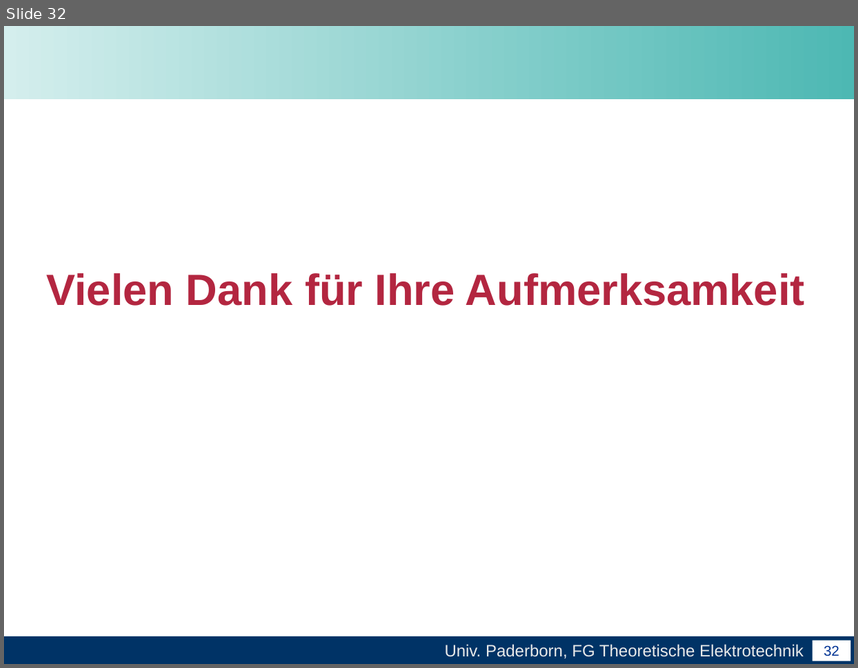
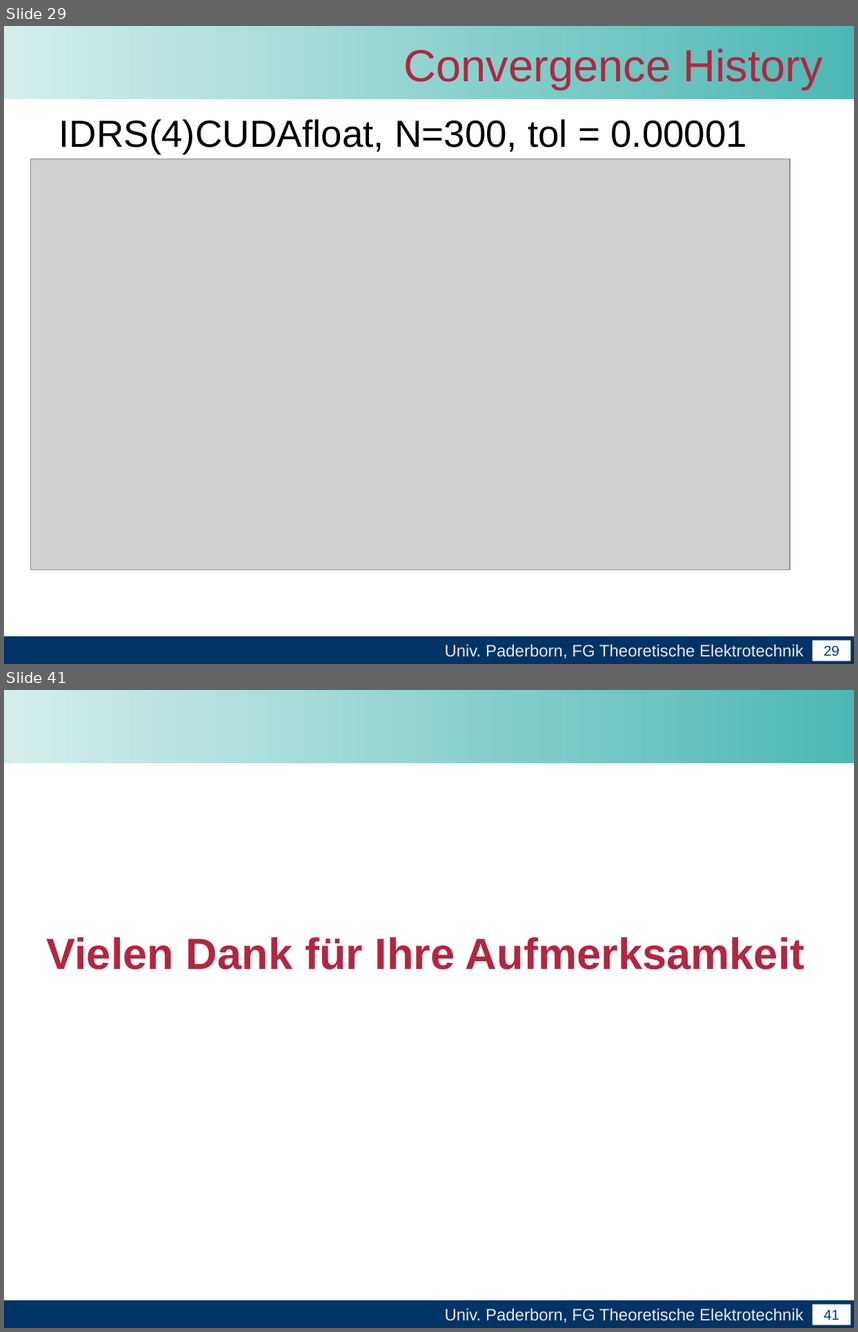
Before and after one commit to unconditional/projektarbeitcuda, a slide deck: Abschlussvortrag/Abschlussvortrag der Projektarbeit CUDA.ppt. Shown one above the other, each under a label of ours: slide 32 before the commit, slides 29 and 41 after it; the slides between them are not shown. The pictures are 858x668 and 858x1332 pixels, drawn with LibreOffice and Linux fonts; fonts in the diff are those of the drawing; grey boxes stand for pictures; background and template pictures are left out. Boxes give left, top, right and bottom in pixels: in the first picture for what was removed or moved away, otherwise in the second. Text is boxed around its words. In the diff, an @@ line names an element or a change of style, - is before the commit and + after.

```diff
--- a/Abschlussvortrag/Abschlussvortrag der Projektarbeit CUDA.ppt
+++ b/Abschlussvortrag/Abschlussvortrag der Projektarbeit CUDA.ppt
@@ slide 29 added at box(4, 26, 854, 664), background #FFFFFF; not listed: 4 template elements that a slide beside it also shows @@
@@ title added at box(404, 49, 822, 89), 38 pt, text #B32640 @@
+Convergence History
@@ text added at box(59, 119, 747, 154), 32 pt, text #000000 @@
+IDRS(4)CUDAfloat, N=300, tol = 0.00001
@@ picture added at box(30, 158, 789, 569) @@
@@ what was slide 32 is now slide 41 @@
@@ page number at box(824, 1310, 840, 1319): text changed @@
-32
+41
```
Also in this commit, not shown: 5 slides changed, 10 other slides added, 2 slides removed.
